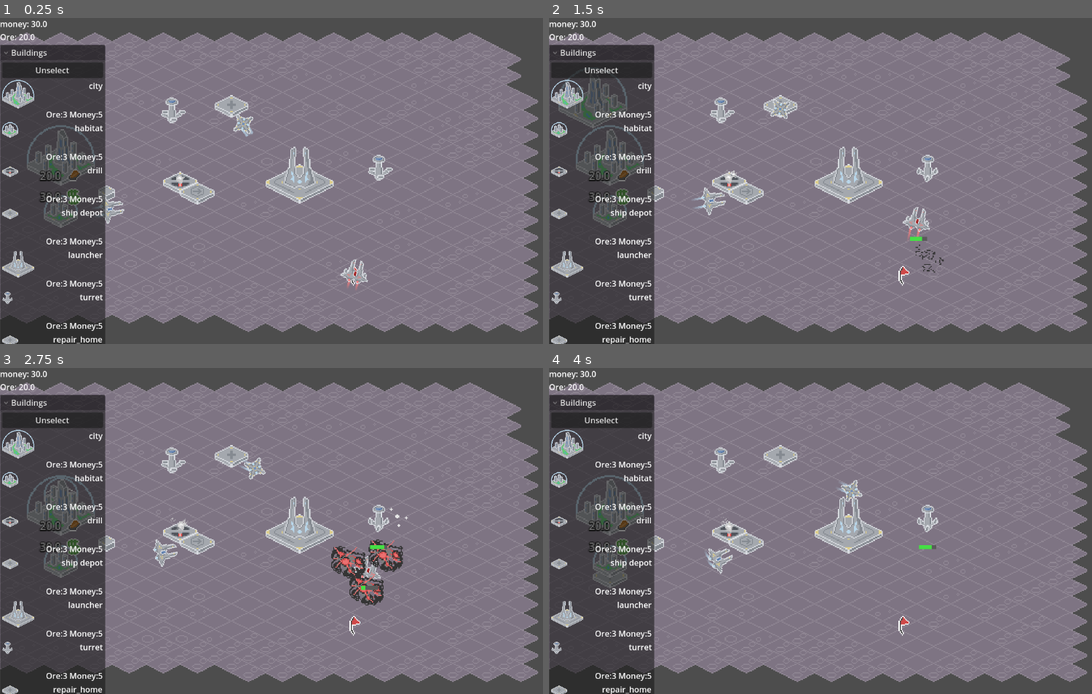
Above: before the commit, frames 1-4 (two rows, left to right).
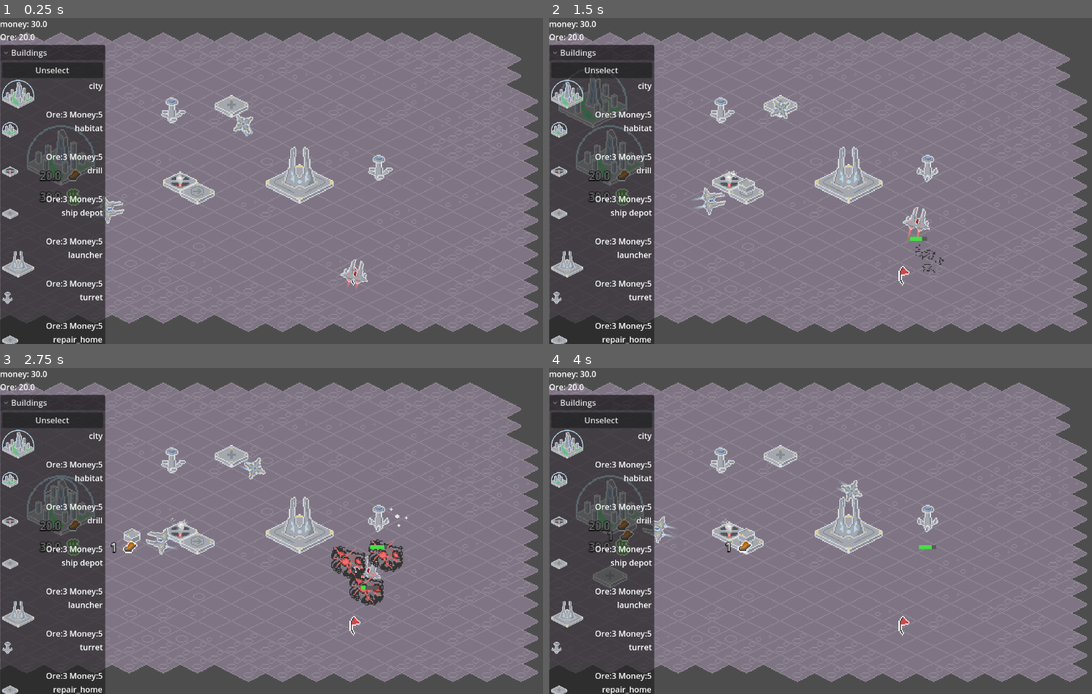
Above: after the commit, the same moments.

Repository: kevinn-t/cmpm-170-tower-defense
Game: Godot game, scene res://main scene.tscn
Same seed, same stepped clock (60 frames per second), same inputs: the game is played once before the commit and once after it.
Inputs:
- Up to frame 1 (0.25 s): no input
- Up to frame 2 (1.5 s): click "Unselect" at 0.5 s; click "city" at 1.25 s
- Up to frame 3 (2.75 s): click "habitat" at 2 s
- Up to frame 4 (4 s): click "drill" at 2.75 s; click "ship depot" at 3.5 s

The runs differ from the first frame. In frame 1, 0.2% of the frame differs, in the area x 8-22%, y 51-65%; in frame 2, 0.3%; in frame 3, 0.7%; in frame 4, 0.8%, in the area x 8-38%, y 45-65%.

Commit message:
fix weird collision bug
thanks kevin lol

Diff:
--- a/Prefabs/ship_depot.tscn
+++ b/Prefabs/ship_depot.tscn
@@ -11,7 +11,6 @@
 
 [node name="Ship Depot" type="StaticBody2D" groups=["ship_depot"]]
 y_sort_enabled = true
-collision_layer = 2
 script = ExtResource("1_ierel")
 
 [node name="Sprite2D" parent="." instance=ExtResource("2_qpmyw")]
--- a/main scene.tscn
+++ b/main scene.tscn
@@ -9,8 +9,6 @@
 [ext_resource type="Texture2D" uid="uid://disxuxh3oxbgs" path="res://Art/baseTile.png" id="6_sgb2t"]
 [ext_resource type="Texture2D" uid="uid://c5sbsmeihnnk" path="res://Art/atlas.png" id="7_aqyhw"]
 [ext_resource type="Script" uid="uid://l6kpnfpk0r4" path="res://Scripts/game_manager.gd" id="8_18xev"]
-[ext_resource type="PackedScene" uid="uid://cbsn06bvv4s7i" path="res://Prefabs/habitat.tscn" id="9_c1o4b"]
-[ext_resource type="PackedScene" uid="uid://d2dghsgfkop01" path="res://Prefabs/container.tscn" id="10_neqfu"]
 [ext_resource type="Script" uid="uid://cy6epkvluaqq0" path="res://Scripts/cursor.gd" id="11_4rud1"]
 [ext_resource type="PackedScene" uid="uid://bgahk4752h6c2" path="res://Prefabs/turret.tscn" id="14_52ei1"]
 [ext_resource type="Script" uid="uid://b84naho2s6x0q" path="res://Scripts/builder.gd" id="14_aovjg"]
@@ -104,11 +102,6 @@
 rotation = 0.5235988
 home = NodePath("../../Buildings/Ship Depot")
 
-[node name="Container" parent="Units" instance=ExtResource("10_neqfu")]
-z_index = -1
-position = Vector2(-5, 8.660254)
-rotation = 0.5235988
-
 [node name="RepairShip" parent="Units" node_paths=PackedStringArray("home") instance=ExtResource("16_lslek")]
 position = Vector2(128, -51)
 home = NodePath("../../Buildings/Repair Home")
@@ -130,14 +123,6 @@
 [node name="Ship Depot" parent="Buildings" node_paths=PackedStringArray("destination") instance=ExtResource("4_aqyhw")]
 position = Vector2(80, 8)
 destination = NodePath("../City Center")
-
-[node name="Container" parent="Buildings/Ship Depot" instance=ExtResource("10_neqfu")]
-z_index = -1
-position = Vector2(-85, 0.6602535)
-rotation = 0.5235988
-
-[node name="Habitat" parent="Buildings" instance=ExtResource("9_c1o4b")]
-position = Vector2(-48, 24)
 
 [node name="Turret" parent="Buildings" instance=ExtResource("14_52ei1")]
 position = Vector2(56, -64)
Not shown: 1 places in main scene.tscn that only renumber resources
